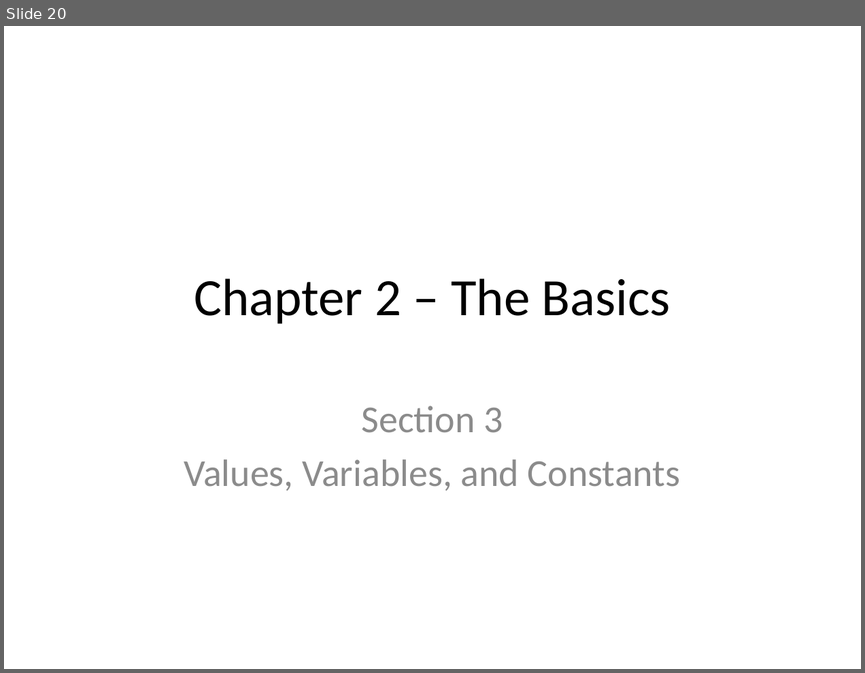
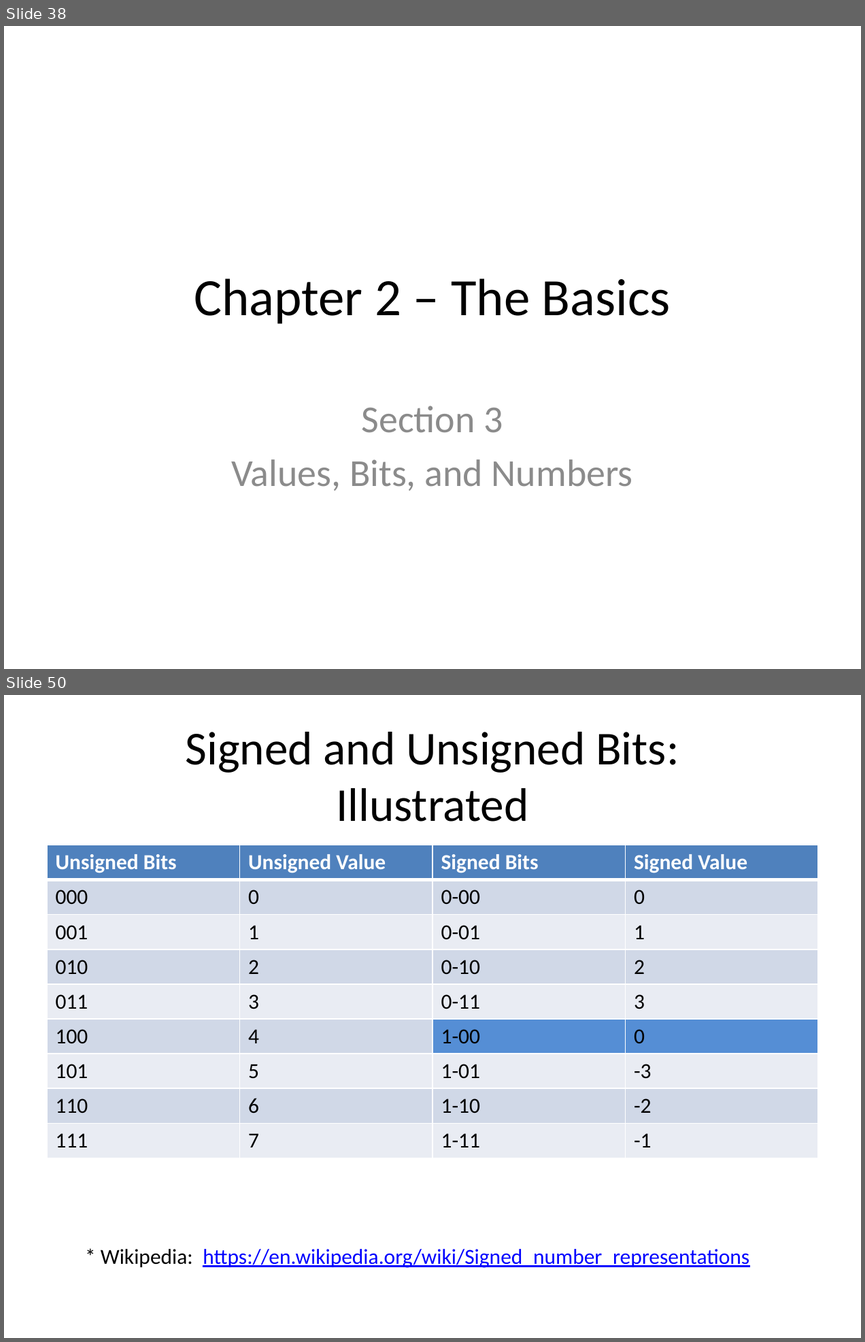
Before and after one commit to xiliax/go-lang-programming, a slide deck: doc/Go-Lang-Programming.pptx. Shown one above the other, each under a label of ours: slide 20 before the commit, slides 38 and 50 after it; the slides between them are not shown. The pictures are 865x673 and 865x1342 pixels, drawn with LibreOffice and Linux fonts; fonts in the diff are those of the drawing. Boxes give left, top, right and bottom in pixels: in the first picture for what was removed or moved away, otherwise in the second. Text is boxed around its words. In the diff, an @@ line names an element or a change of style, - is before the commit and + after.

Commit message:
c02s03 - Values, Bits, and Numbers - Updated docs, slides, and code sample.

```diff
--- a/doc/Go-Lang-Programming.pptx
+++ b/doc/Go-Lang-Programming.pptx
@@ slide 50 added at box(4, 695, 861, 1338), background #FFFFFF @@
@@ title added at box(186, 732, 679, 821), 39.6 pt, text #000000 @@
+Signed and Unsigned Bits:
+Illustrated
@@ table added at box(47, 845, 818, 1157), 9 rows, 4 columns @@
+Unsigned Bits | Unsigned Value | Signed Bits | Signed Value
+000 | 0 | 0-00 | 0
+001 | 1 | 0-01 | 1
+010 | 2 | 0-10 | 2
+011 | 3 | 0-11 | 3
+100 | 4 | 1-00 | 0
+101 | 5 | 1-01 | -3
+110 | 6 | 1-10 | -2
+111 | 7 | 1-11 | -1
@@ text added at box(101, 1249, 749, 1268), 18 pt, text #0000FF, underline @@
+* Wikipedia: https://en.wikipedia.org/wiki/Signed_number_representations
@@ what was slide 20 is now slide 38 @@
@@ slide 38 changed as well @@
@@ subtitle at box(231, 459, 633, 490): text changed @@
-Values, Variables, and Constants
+Values, Bits, and Numbers
```
Also in this commit, not shown: 2 other slides changed, 40 other slides added, 48 other files.
